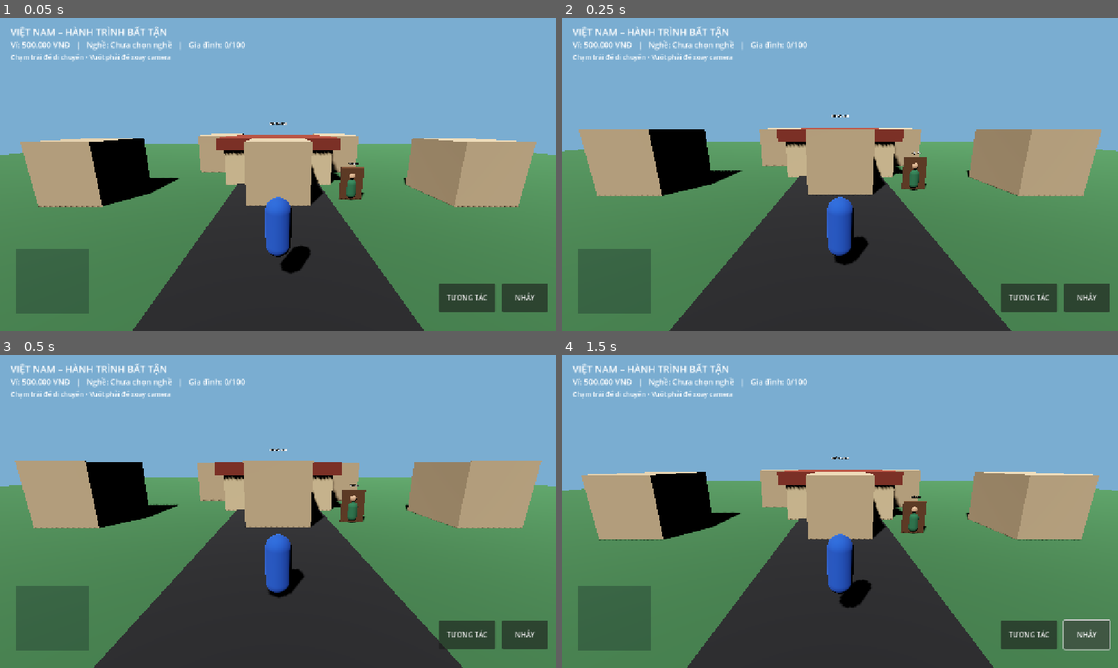
Above: before the commit, frames 1-4 (two rows, left to right).
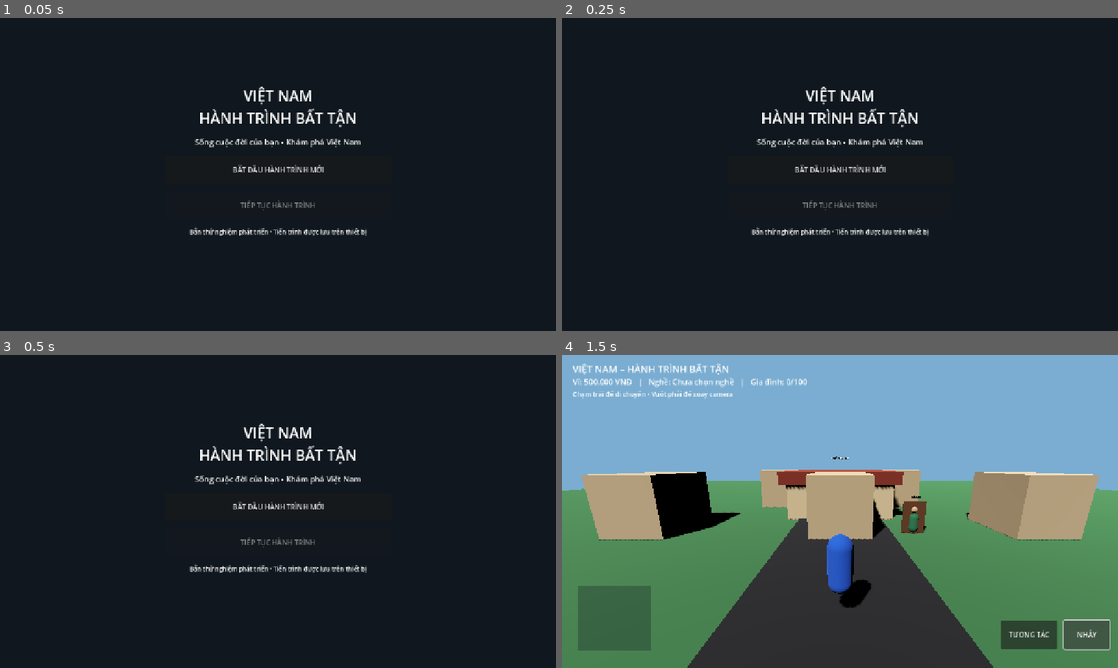
Above: after the commit, the same moments.

Repository: temu838655-dev/Vi-t-Nam-Du-L-ch
Game: Godot game, scene res://scenes/main.tscn
Same seed, same stepped clock (60 frames per second), same inputs: the game is played once before the commit and once after it.
Inputs (mouse positions are in pixels of both pictures, inside the frame that each line leads up to):
- Up to frame 1 (0.05 s): no input
- Up to frame 2 (0.25 s): no input
- Up to frame 3 (0.5 s): no input
- Up to frame 4 (1.5 s): click (840, 505) at 0.5 s, where only the run after the commit has a clickable "BẮT ĐẦU HÀNH TRÌNH MỚI"; click "NHẢY" at 1.25 s

The runs differ from the first frame. In frame 1, 100% of the frame differs, in the area x 0-100%, y 0-100%; in frame 2, 100%; in frame 3, 100%; in frame 4, nothing differs.

Commit message:
Add new game and continue menu with save restoration

Diff:
--- a/Godot/scripts/main.gd
+++ b/Godot/scripts/main.gd
@@ -7,25 +7,16 @@
 
 var player: CharacterBody3D
 var autosave_elapsed := 0.0
+var menu_layer: CanvasLayer
 
 func _ready() -> void:
 	_build_prototype_world()
 	_spawn_family_and_career_board()
-	player = CharacterBody3D.new()
-	player.name = "Player"
-	player.set_script(PLAYER_SCRIPT)
-	add_child(player)
-	if GameState.has_save:
-		player.position = GameState.last_position
-		player.rotation.y = GameState.last_rotation_y
-	else:
-		player.position = DEFAULT_START
-	var hud := CanvasLayer.new()
-	hud.name = "MobileHUD"
-	hud.set_script(HUD_SCRIPT)
-	add_child(hud)
+	_show_main_menu()
 
 func _process(delta: float) -> void:
+	if not is_instance_valid(player):
+		return
 	autosave_elapsed += delta
 	if autosave_elapsed >= 15.0:
 		autosave_elapsed = 0.0
@@ -34,6 +25,85 @@
 func _notification(what: int) -> void:
 	if what == NOTIFICATION_WM_CLOSE_REQUEST or what == NOTIFICATION_APPLICATION_PAUSED:
 		_save_current_game()
+
+func _show_main_menu() -> void:
+	menu_layer = CanvasLayer.new()
+	menu_layer.name = "MainMenu"
+	add_child(menu_layer)
+	var root := Control.new()
+	root.set_anchors_and_offsets_preset(Control.PRESET_FULL_RECT)
+	menu_layer.add_child(root)
+
+	var background := ColorRect.new()
+	background.color = Color(0.035, 0.055, 0.075, 0.94)
+	background.set_anchors_and_offsets_preset(Control.PRESET_FULL_RECT)
+	background.mouse_filter = Control.MOUSE_FILTER_IGNORE
+	root.add_child(background)
+
+	var panel := VBoxContainer.new()
+	panel.set_anchors_preset(Control.PRESET_CENTER)
+	panel.position = Vector2(-260, -205)
+	panel.size = Vector2(520, 410)
+	panel.add_theme_constant_override("separation", 18)
+	root.add_child(panel)
+
+	var title := Label.new()
+	title.text = "VIỆT NAM\nHÀNH TRÌNH BẤT TẬN"
+	title.horizontal_alignment = HORIZONTAL_ALIGNMENT_CENTER
+	title.add_theme_font_size_override("font_size", 34)
+	panel.add_child(title)
+
+	var subtitle := Label.new()
+	subtitle.text = "Sống cuộc đời của bạn • Khám phá Việt Nam"
+	subtitle.horizontal_alignment = HORIZONTAL_ALIGNMENT_CENTER
+	subtitle.add_theme_font_size_override("font_size", 18)
+	panel.add_child(subtitle)
+
+	var start_button := Button.new()
+	start_button.text = "BẮT ĐẦU HÀNH TRÌNH MỚI"
+	start_button.custom_minimum_size = Vector2(480, 64)
+	start_button.pressed.connect(_start_new_game)
+	panel.add_child(start_button)
+
+	var continue_button := Button.new()
+	continue_button.text = "TIẾP TỤC HÀNH TRÌNH"
+	continue_button.custom_minimum_size = Vector2(480, 64)
+	continue_button.disabled = not GameState.has_save
+	continue_button.pressed.connect(_continue_game)
+	panel.add_child(continue_button)
+
+	var note := Label.new()
+	note.text = "Bản thử nghiệm phát triển • Tiến trình được lưu trên thiết bị"
+	note.horizontal_alignment = HORIZONTAL_ALIGNMENT_CENTER
+	note.autowrap_mode = TextServer.AUTOWRAP_WORD_SMART
+	note.add_theme_font_size_override("font_size", 14)
+	panel.add_child(note)
+
+func _start_new_game() -> void:
+	GameState.start_new_game()
+	_enter_world(DEFAULT_START, 0.0)
+
+func _continue_game() -> void:
+	if not GameState.has_save:
+		_enter_world(DEFAULT_START, 0.0)
+		return
+	_enter_world(GameState.last_position, GameState.last_rotation_y)
+
+func _enter_world(start_position: Vector3, start_rotation: float) -> void:
+	if is_instance_valid(menu_layer):
+		menu_layer.queue_free()
+	player = CharacterBody3D.new()
+	player.name = "Player"
+	player.set_script(PLAYER_SCRIPT)
+	player.position = start_position
+	player.rotation.y = start_rotation
+	add_child(player)
+
+	var hud := CanvasLayer.new()
+	hud.name = "MobileHUD"
+	hud.set_script(HUD_SCRIPT)
+	add_child(hud)
+	GameState.save_game(player.global_position, player.rotation.y)
 
 func _save_current_game() -> void:
 	if is_instance_valid(player):
